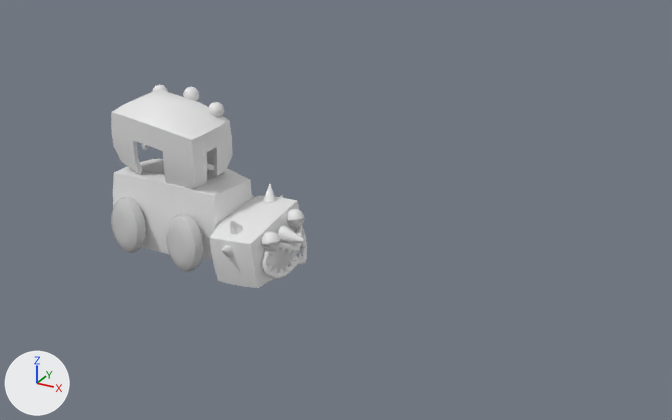
Two versions of the FBX model Assets/Models/Clown Monster Car.FBX, one commit apart.
Both versions are drawn from a 50 mm camera at (4.23, -4.88, 3.44) aimed at (1.06, 0.88, 0.56). The lights are fixed; the arrows at lower left show +X, +Y and +Z.

Objects in the first picture: 'Box003', 'Clown Monster Frame', 'Lips', 'Main head', 'Sphere008', 'Sphere009', 'Sphere010', 'Wheel FL003', 'Wheel FL004'.
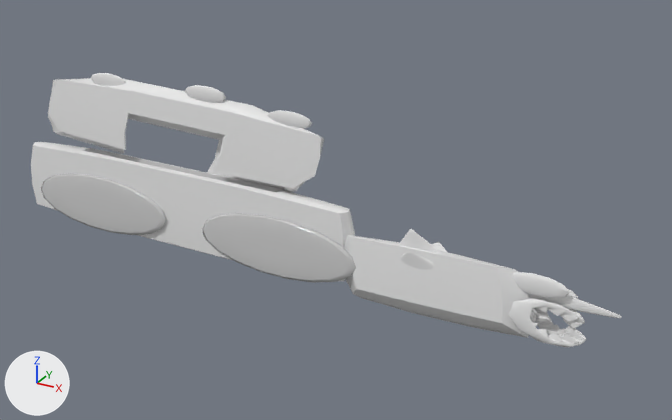
Pixel boxes [x1, y1, x2, y2] of what changed, in the pictures (672 x 420 px):
'Box003', moved, rescaled, turned
    before: [111, 89, 233, 189]
    after: [48, 78, 324, 192]
'Main head', moved, turned, rescaled
    before: [210, 196, 303, 288]
    after: [344, 235, 536, 338]
'Clown Monster Frame', moved, rescaled (132% wider, 39% taller)
    before: [113, 159, 252, 259]
    after: [31, 142, 355, 281]
'Wheel FL001', moved, rescaled, turned (not visible before)
    after: [202, 213, 356, 283]
'Wheel FL002', moved, rescaled, turned (not visible before)
    after: [41, 174, 166, 235]
'Lips', moved, turned, rescaled
    before: [261, 227, 307, 279]
    after: [508, 299, 586, 347]
'Wheel FL004', moved, rescaled (not visible afterwards)
    before: [166, 214, 204, 272]
'Wheel FL003', moved, rescaled (not visible afterwards)
    before: [111, 197, 146, 253]
'Teeth', moved, turned, rescaled
    before: [267, 236, 306, 274]
    after: [530, 306, 584, 343]
'Sphere005', moved, turned, rescaled
    before: [287, 209, 304, 228]
    after: [513, 272, 570, 298]
'Cone001', moved, turned, rescaled
    before: [277, 225, 305, 243]
    after: [529, 294, 622, 318]
'Sphere008', moved, rescaled, turned
    before: [208, 102, 224, 117]
    after: [267, 110, 312, 129]
'Cone003', moved, turned, rescaled
    before: [263, 184, 276, 202]
    after: [399, 229, 442, 253]
'Sphere009', moved, turned, rescaled
    before: [183, 87, 199, 101]
    after: [185, 85, 226, 103]
'Sphere010', moved, rescaled, turned
    before: [152, 85, 168, 92]
    after: [91, 73, 126, 86]
'Cone004', moved, turned, rescaled (not visible before)
    after: [400, 251, 434, 270]
'Sphere003', moved, turned, rescaled
    before: [261, 231, 281, 251]
    after: [568, 289, 578, 299]
'Cone002', moved, turned, rescaled
    before: [230, 220, 243, 234]
    after: [431, 242, 447, 252]
'Cone005', moved, turned, rescaled (not visible afterwards)
    before: [221, 245, 233, 257]
'Sphere002', moved, turned, rescaled (not visible afterwards)
    before: [263, 242, 279, 247]
'Sphere004', moved, turned, rescaled (not visible afterwards)
    before: [288, 219, 303, 224]

What the commit changed:
In object 'Wheel FL001' (ob_wheel_fl001), parent goes from ob_clown_monster_core to ob_clown_monster_frame.
Object 'Wheel FL001' (ob_wheel_fl001) moves from (0.838, 6.159, -1.093) to (-2.44, -8.687, -12.5).
Object 'Wheel FL001' (ob_wheel_fl001) turns from (90, 0, 7) to (5, 7, -89) degrees about x, y and z.
Object 'Wheel FL001' (ob_wheel_fl001) is rescaled from (0.455, 0.455, 0.455) to (0.909, 0.909, 0.909).
In object 'Sphere010' (ob_sphere010), parent goes from ob_clown_monster_core to ob_clown_monster_frame.
Object 'Sphere010' (ob_sphere010) moves from (-7.082, 1.518, 14.25) to (27.29, 7.133, -0.598).
Object 'Sphere010' (ob_sphere010) turns from (-9.1, -1.9, -1.2) to (-94, -1.4, -88) degrees about x, y and z.
Object 'Sphere010' (ob_sphere010) is rescaled from (0.184, 0.184, 0.184) to (0.368, 0.368, 0.368).
In object 'Clown Monster Frame' (ob_clown_monster_frame), parent is no longer ob_clown_monster_core.
Object 'Clown Monster Frame' (ob_clown_monster_frame) moves from (-3.511, 0.0289, 0.669) to (-0.315, 0.764, 0.322).
Object 'Clown Monster Frame' (ob_clown_monster_frame) is rescaled from (0.501, 0.501, 0.501) to (0.0358, 0.107, -0.00968).
In object 'Sphere009' (ob_sphere009), parent goes from ob_clown_monster_core to ob_clown_monster_frame.
Object 'Sphere009' (ob_sphere009) moves from (-2.475, 1.463, 14.67) to (28.11, -2.068, -0.417).
Object 'Sphere009' (ob_sphere009) turns from (-9.1, -1.9, -1.2) to (-94, -1.4, -88) degrees about x, y and z.
Object 'Sphere009' (ob_sphere009) is rescaled from (0.184, 0.184, 0.184) to (0.368, 0.368, 0.368).
Object 'Box003' (ob_box003) is rescaled from (0.501, 0.501, 0.501) to (1.0, 1.0, 1.0).
In object 'Box003' (ob_box003), parent goes from ob_clown_monster_core to ob_clown_monster_frame.
Object 'Box003' (ob_box003) moves from (-3.8, 3.349, 9.529) to (18.21, 0.579, -5.064).
Object 'Box003' (ob_box003) turns from (135, -83, -50) to (-4.6, -10, -4.6) degrees about x, y and z.
Object 'Wheel FL002' (ob_wheel_fl002) moves from (-7.486, 6.159, -1.093) to (-2.44, 7.941, -12.5).
Object 'Wheel FL002' (ob_wheel_fl002) turns from (90, 0, 7) to (5, 7, -89) degrees about x, y and z.
Object 'Wheel FL002' (ob_wheel_fl002) is rescaled from (0.455, 0.455, 0.455) to (0.909, 0.909, 0.909).
In object 'Sphere008' (ob_sphere008), parent goes from ob_clown_monster_core to ob_clown_monster_frame.
Object 'Sphere008' (ob_sphere008) moves from (1.141, 1.176, 13.47) to (25.66, -9.291, -0.0543).
Object 'Sphere008' (ob_sphere008) turns from (-9.1, -1.9, -1.2) to (-94, -1.4, -88) degrees about x, y and z.
Object 'Sphere008' (ob_sphere008) is rescaled from (0.184, 0.184, 0.184) to (0.368, 0.368, 0.368).
In object 'Main head' (ob_main_head), parent goes from ob_clown_monster_core to ob_clown_monster_frame.
Object 'Main head' (ob_main_head) moves from (9.929, 0.0488, -0.81) to (-2.94, -26.84, -0.297).
Object 'Main head' (ob_main_head) turns from (-55, -97, 57) to (-89, -11, 4) degrees about x, y and z.
Object 'Main head' (ob_main_head) is rescaled from (0.366, 0.366, 0.366) to (0.731, 0.731, 0.731).
